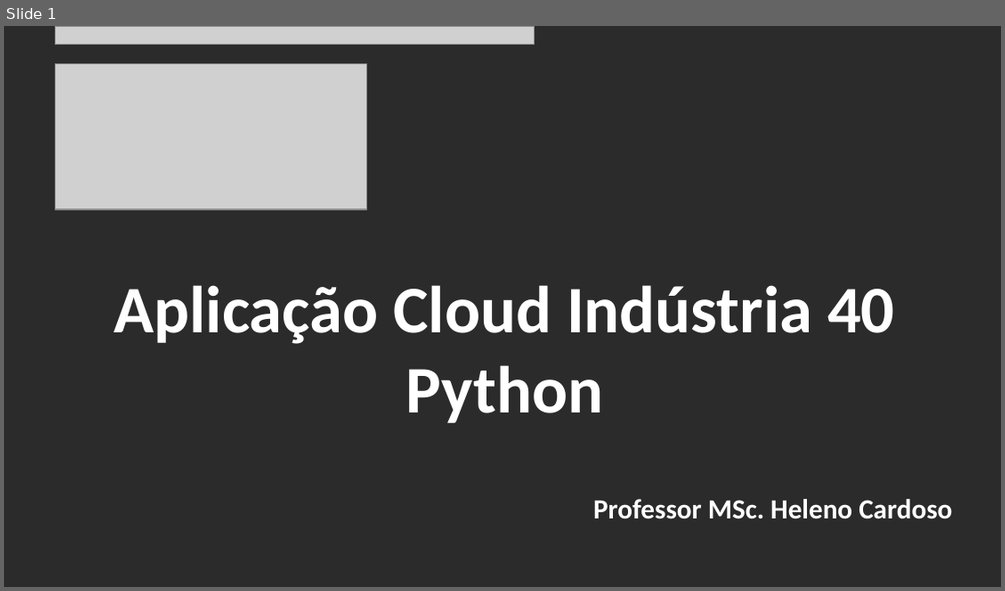
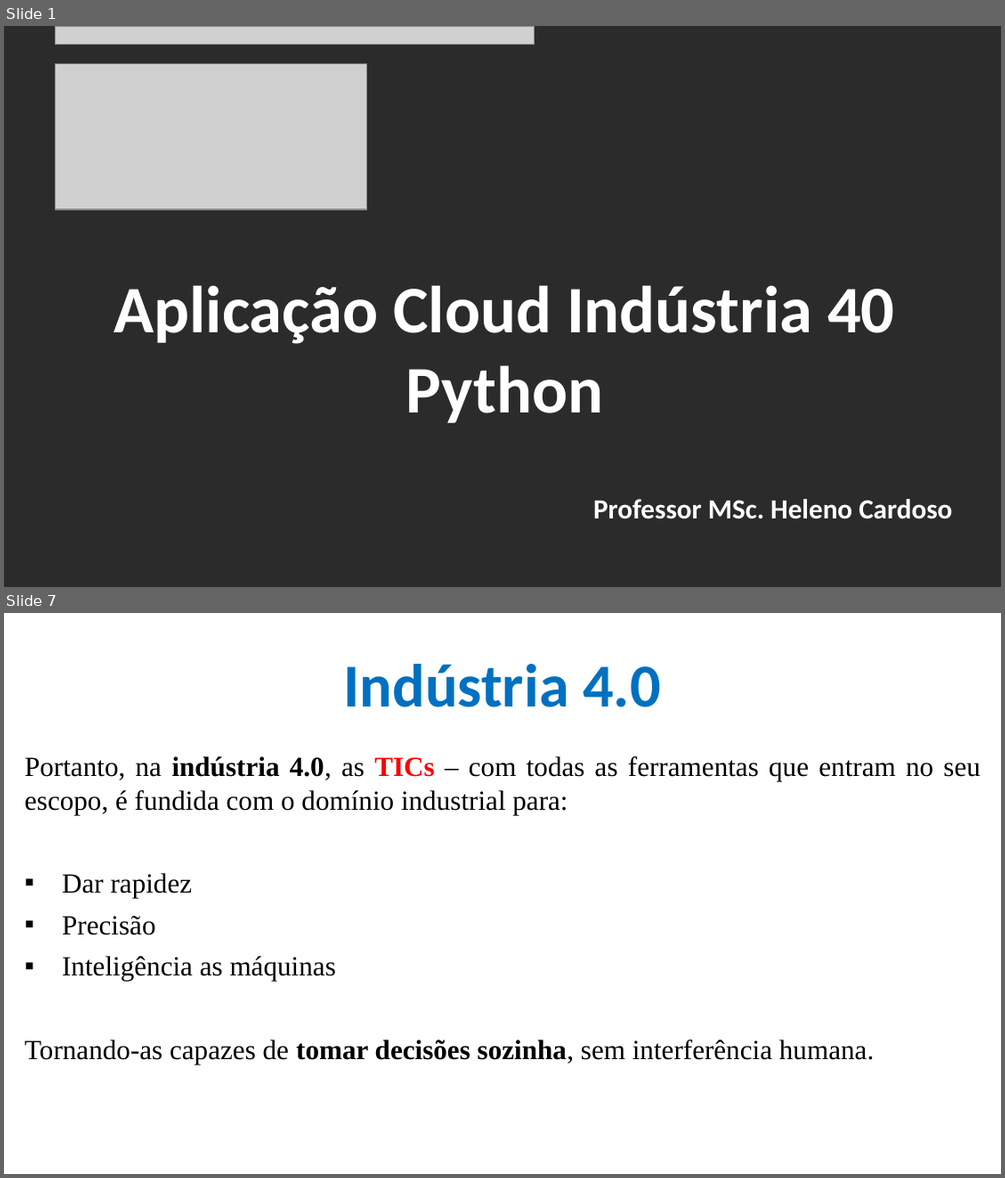
Before and after one commit to CloudEducationBrazil/WydenArea1AplicacaoCloudIndustria40Python, a slide deck: 01 Classes/Aula 08 - Aplicação Cloud Indústria 40 Python IoT - Tecnologias Emergentes.pptx. Shown one above the other, each under a label of ours: slide 1 before the commit, slides 1 and 7 after it; the slides between them are not shown. The pictures are 1005x591 and 1005x1178 pixels, drawn with LibreOffice and Linux fonts; fonts in the diff are those of the drawing; grey boxes stand for pictures; background and template pictures are left out; a plain dark background stands for a picture behind light text. Boxes give left, top, right and bottom in pixels: in the first picture for what was removed or moved away, otherwise in the second. Text is boxed around its words. In the diff, an @@ line names an element or a change of style, - is before the commit and + after.

Commit message:
Aula 08 Cloud IoT Python Indústria 4.0 08maio2023

```diff
--- a/01 Classes/Aula 08 - Aplicação Cloud Indústria 40 Python IoT - Tecnologias Emergentes.pptx
+++ b/01 Classes/Aula 08 - Aplicação Cloud Indústria 40 Python IoT - Tecnologias Emergentes.pptx
@@ slide 7 added at <box>4,613,1001,1174</box>, background picture (left out) @@
@@ title added at <box>343,664,661,707</box>, 44 pt, text #0070C0, bold @@
+Indústria 4.0
@@ text added at <box>24,756,979,1064</box>, 20 pt, text #000000 @@
+Portanto, na indústria 4.0, as TICs – com todas as ferramentas que entram no seu escopo, é fundida com o domínio industrial para:
+▪ Dar rapidez
+▪ Precisão
+▪ Inteligência as máquinas
+Tornando-as capazes de tomar decisões sozinha, sem interferência humana.
```
Also in this commit, not shown: 4 slides changed, 21 other slides added, 2 slides removed, 5 other files.
